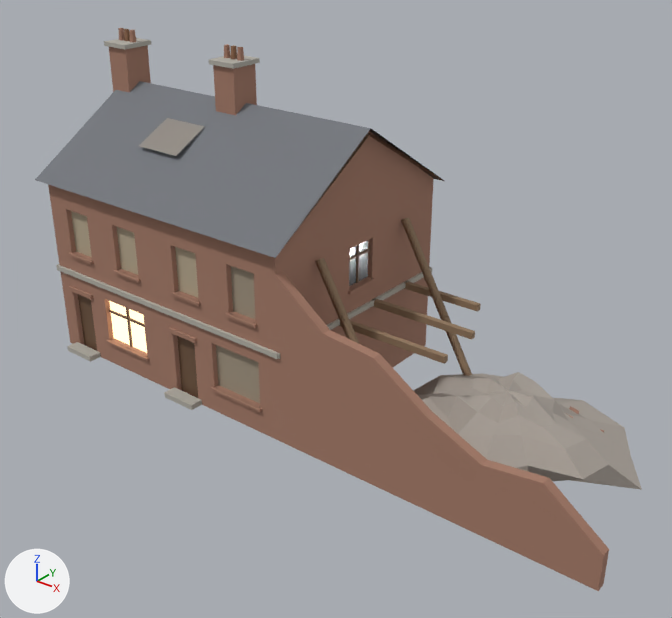
One commit to the glTF model 1984/assets/models/prole_ruin.glb: the scene before it, then after it.
Camera for both pictures: a 50 mm lens placed at (16.3, -21.7, 16.2), pointed at (-0.6, -0.6, 3.0). Arrows for +X, +Y and +Z are at lower left; the lights stay in place. The first picture is the older version. Vertices at exactly the same position are counted once.

Script lines for the objects in view, before the commit:
```python
me_prole_ruin = bpy.data.meshes.new('prole_ruin')
me_prole_ruin.from_pydata(...)  # 992 vertices, 1512 faces; spans x -10.9..10.4, y -4.4..4.3, z 0.0..10.8
me_prole_ruin.materials.append(mat_brick)  # brown #a67c69
me_prole_ruin.materials.append(mat_wood_dark)  # brown #6f553f
me_prole_ruin.materials.append(mat_glass_lit)  # dark grey #3f454b, glowing beige #ffe1ad
me_prole_ruin.materials.append(mat_cardboard)  # beige #b8aa90
me_prole_ruin.materials.append(mat_board)  # beige #a29581
me_prole_ruin.materials.append(mat_stone_dirty)  # grey #b3afa6
me_prole_ruin.materials.append(mat_glass)  # dark grey #3f454b
me_prole_ruin.materials.append(mat_slate)  # grey #6f7379
me_prole_ruin.materials.append(mat_rust)  # brown #956f55
me_prole_ruin.materials.append(mat_corrugated)  # grey #9b958e
me_prole_ruin.materials.append(mat_wood)  # brown #957c61
me_prole_ruin.materials.append(mat_rubble)  # grey #aaa299
ob_prole_ruin = bpy.data.objects.new('prole_ruin', me_prole_ruin)
ob_prole_ruin.location = (0.0, 0.0, 0.0)
```
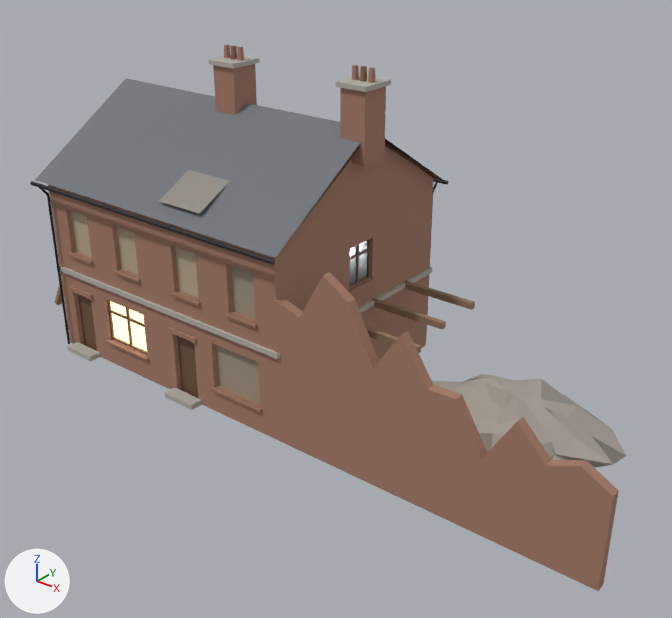
What differs and where, as boxes (x1, y1, x2, y2) in the pictures (672 x 618 px; the box of a moved part takes in the faces that stretch with it):
'prole_ruin', reshaped
    before: (35, 28, 642, 591)
    after: (30, 44, 626, 591)
part 1 of me_prole_ruin, moved or reshaped
    before: (109, 45, 151, 93)
    after: (340, 86, 386, 166)
part 2 of me_prole_ruin, moved or reshaped
    before: (130, 30, 136, 42)
    after: (352, 65, 359, 80)
part 3 of me_prole_ruin, moved or reshaped
    before: (124, 29, 130, 41)
    after: (368, 67, 376, 83)
part 4 of me_prole_ruin, moved or reshaped
    before: (104, 38, 152, 49)
    after: (336, 75, 391, 92)
part 5 of me_prole_ruin, added
    after: (30, 181, 274, 264)
part 6 of me_prole_ruin, added
    after: (433, 179, 449, 185)
part 7 of me_prole_ruin, moved or reshaped
    before: (118, 28, 124, 40)
    after: (360, 66, 367, 81)
part 8 of me_prole_ruin, moved or reshaped
    before: (139, 118, 204, 156)
    after: (159, 170, 230, 214)
part 9 of me_prole_ruin, moved or reshaped
    before: (315, 258, 359, 344)
    after: (55, 279, 64, 305)
part 10 of me_prole_ruin, moved or reshaped (not visible afterwards)
    before: (401, 217, 472, 376)
part 11 of me_prole_ruin, built on
    before: (275, 271, 642, 591)
    after: (276, 182, 626, 591)
part 12 of me_prole_ruin, added
    after: (39, 188, 147, 354)

The edits, one by one:
Material 'iron_black' (mat_iron_black) is new.
Its base color is (0.04, 0.04, 0.045) (dark grey #38383c).
Its metallic is 0.7.
me_prole_ruin is used by ob_prole_ruin; location (0.0, 0.0, 0.0).
me_prole_ruin had 992 vertices, 1512 faces and spanned x -10.9..10.4, y -4.4..4.3, z 0.0..10.8.
me_prole_ruin now has 1246 vertices, 2000 faces and spans x -13.7..10.4, y -4.5..4.5, z -0.1..10.8.
me_prole_ruin part 1: the loose piece of 8 vertices spanning x -10.9..-9.9, y -0.5..0.5, z 8.0..10.2 is moved by (10.4, 0.0, 0.0).
me_prole_ruin part 2: the loose piece of 16 vertices spanning x -10.2..-10.0, y -0.1..0.1, z 10.4..10.8 is moved by (9.8, 0.0, 0.0).
me_prole_ruin part 3: the loose piece of 16 vertices spanning x -10.5..-10.3, y -0.1..0.1, z 10.4..10.8 is moved by (10.7, 0.0, 0.0), in mat_brick (brown #a67c69).
me_prole_ruin part 4: the loose piece of 8 vertices spanning x -10.9..-9.9, y -0.6..0.6, z 10.2..10.4 is moved by (10.4, 0.0, 0.0).
me_prole_ruin part 5: a new loose piece, an 8-sided cylinder along x spanning x -10.7..0.3, y -4.49..-4.35, z 6.13..6.27, in mat_iron_black (dark grey #38383c).
me_prole_ruin part 6: a new loose piece, an 8-sided cylinder along x spanning x -10.7..0.3, y 4.35..4.49, z 6.13..6.27, in mat_iron_black (dark grey #38383c).
me_prole_ruin part 7: the loose piece of 16 vertices spanning x -10.8..-10.6, y -0.1..0.1, z 10.4..10.8 is moved by (10.7, 0.0, 0.0), in mat_rust (brown #956f55).
me_prole_ruin part 8: the loose piece of 4 vertices spanning x -7.3..-5.5, y -2.5..-1.1, z 7.6..8.3 is moved by (2.5, -1.5, -0.9).
me_prole_ruin part 9: the loose piece of 8 vertices spanning x 0.0..3.3, y -2.3..-2.1, z 0.0..5.5 is turned -180 degrees about the z axis through its middle, then moved by (-13.7, 0.0, 0.0).
me_prole_ruin part 10: the loose piece of 8 vertices spanning x 0.0..3.3, y 2.1..2.3, z 0.0..5.5 is turned -180 degrees about the z axis through its middle, then moved by (-13.7, 0.0, 0.0).
me_prole_ruin part 11: 26 vertices moved from x 0.0..10.4, y -4.0..2.6, z 0.0..5.6 to x 0.0..9.5, y -4.0..2.8, z 0.0..4.8; 85 vertices removed from x 0.0..10.4, y -4.0..4.1, z 0.0..5.6; 261 vertices added at x -9.3..10.4, y -4.0..4.5, z 0.0..6.2.
me_prole_ruin part 12: 46 vertices added at x -10.3..-6.0, y -4.5..-3.8, z 0.1..6.2.
Other edits to the shape of me_prole_ruin do not show in these pictures.
me_prole_ruin gains material mat_iron_black (dark grey #38383c).
